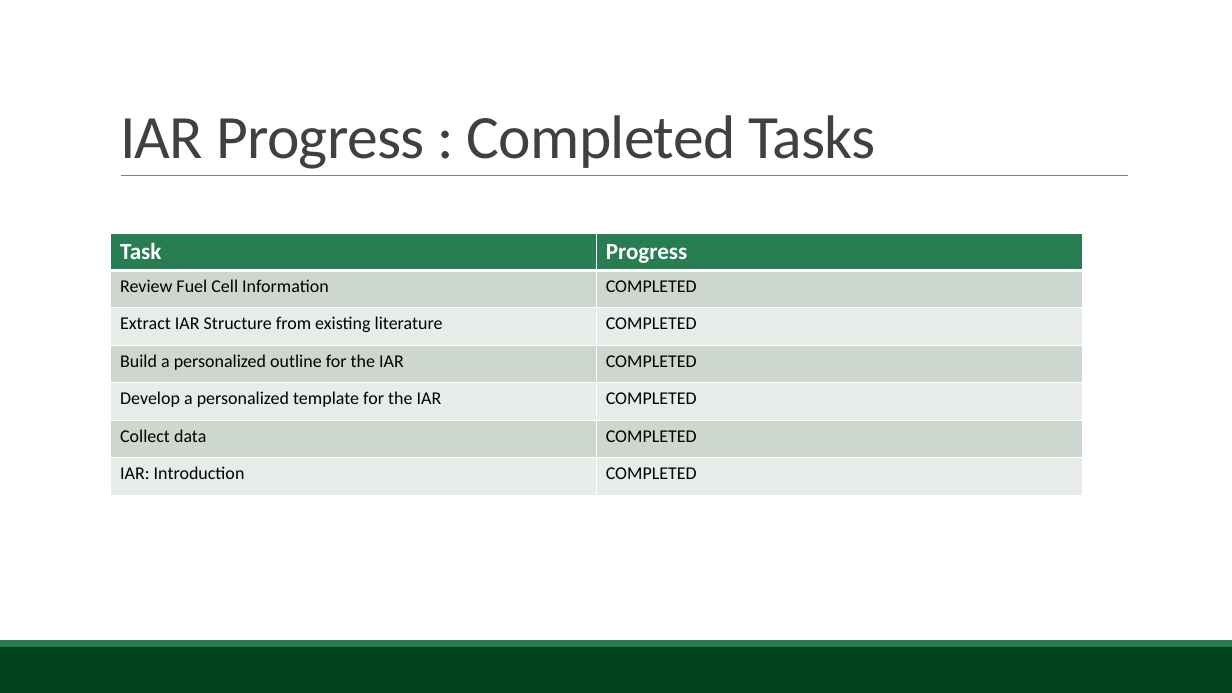
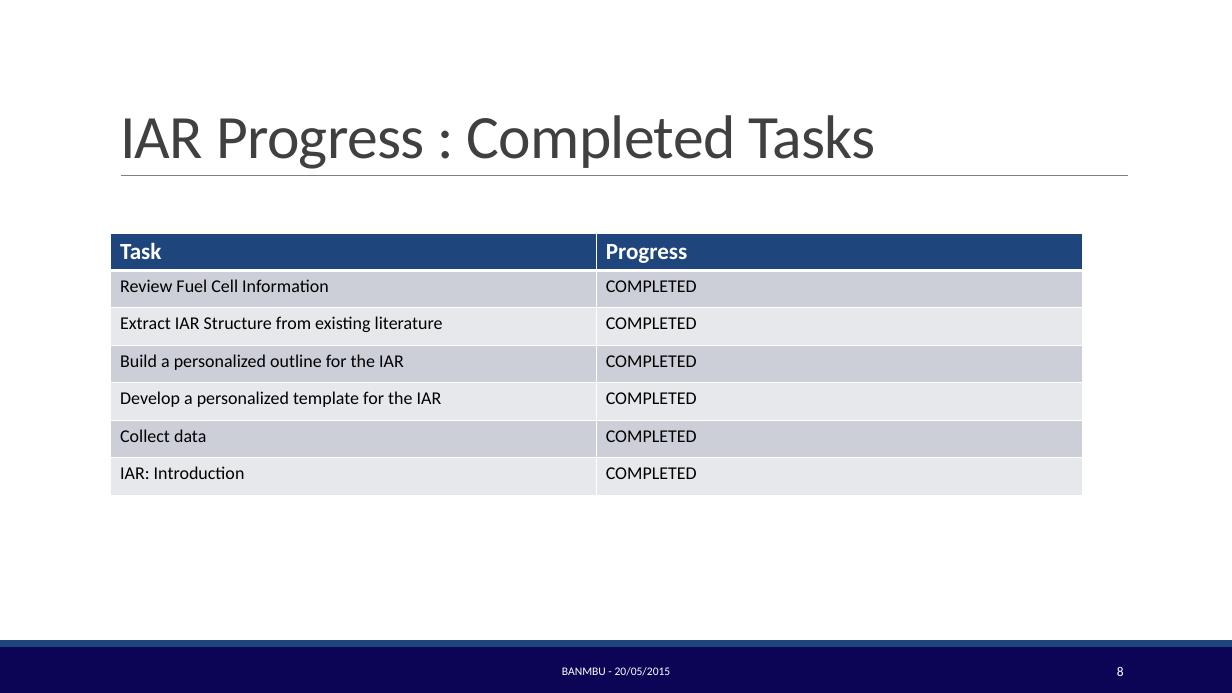
Before and after one commit to BambuGMS/Industry-Analysis-Report, a slide deck: slide 8 of Assignments/Presentations/2015.05.20Presentation_2.pptx. Drawn at 1232x693 pixels with LibreOffice and Linux fonts; fonts in the diff are those of the drawing; background and template pictures are left out. Boxes give left, top, right and bottom in pixels: in the first picture for what was removed or moved away, otherwise in the second. Text is boxed around its words. In the diff, an @@ line names an element or a change of style, - is before the commit and + after.

```diff
--- a/Assignments/Presentations/2015.05.20Presentation_2.pptx
+++ b/Assignments/Presentations/2015.05.20Presentation_2.pptx
@@ table at (111, 233, 1083, 494) @@
@@ fill #297D53 to #1E467C in row 1 @@
@@ fill #CDD7D1 to #CDCFD7 in 6 cells @@
@@ fill #E8ECE9 to #E8E9EC in 6 cells @@
@@ rectangle at (0, 647, 1232, 693): fill #004219 to #0C0555 @@
@@ rectangle at (0, 640, 1232, 647): fill #297D53 to #1E467C @@
@@ text added at (562, 667, 671, 676), 9 pt, text #FFFFFF @@
+BANMBU - 20/05/2015
@@ page number added at (1117, 667, 1124, 676), 10.5 pt, text #FFFFFF @@
+8
```
Also in this commit, not shown: 7 other slides changed, 2 slides added, 3 slides removed.
